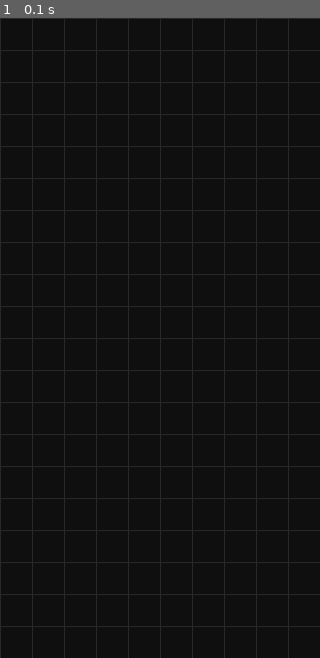
Above: before the commit, frame 1.
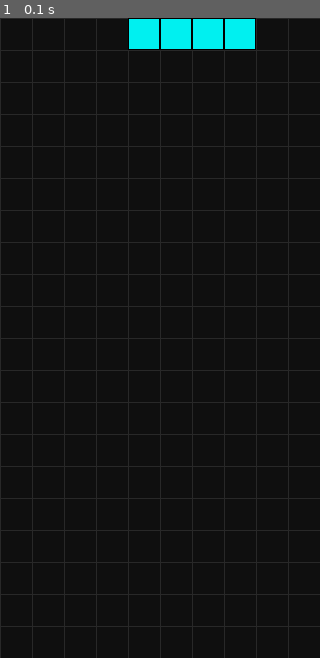
Above: after the commit, the same moment.

Repository: theKHutDeveloper/pygame_arcade_games
Game: pygame game, started from tetris/main.py
Same seed, same stepped clock (60 frames per second), same inputs: the game is played once before the commit and once after it.
Inputs:
- Up to frame 1 (0.1 s): no input

The runs differ from the first frame. In frame 1, 1.9% of the frame differs, in the area x 40-80%, y 0-5%.

Commit message:
Add SpawnSystem to generate falling tetromino pieces
- Implement SpawnSystem to spawn a tetromino when no ActivePiece exists
- Randomly select a tetromino from defined PIECES
- Create block entities with GridPosition and Block components
- Attach ActivePiece, Falling, Rotation, and PieceType components
- Register SpawnSystem in the ECS world before RenderSystem

This introduces the first active Tetris piece on the board.

Diff:
--- a/tetris/main.py
+++ b/tetris/main.py
@@ -3,6 +3,7 @@
 from ecs.world import World
 from tetris.config import SCREEN_WIDTH, SCREEN_HEIGHT, BACKGROUND_COLOR
 from tetris.systems import RenderSystem
+from tetris.spawn import SpawnSystem
 
 
 def main():
@@ -15,6 +16,7 @@
 
     world = World()
 
+    world.add_system(SpawnSystem())
     world.add_system(RenderSystem(screen))
 
     while world.running:
--- /dev/null
+++ b/tetris/spawn.py
@@ -0,0 +1,62 @@
+import random
+
+from ecs.system import System
+
+from tetris.components import (
+    GridPosition,
+    Block,
+    ActivePiece,
+    Falling,
+    Rotation,
+    PieceType,
+)
+
+from tetris.pieces import PIECES
+from tetris.config import GRID_WIDTH
+
+
+class SpawnSystem(System):
+    """
+    Spawns a new tetromino when no active piece exists.
+    """
+
+    def __init__(self):
+        self.piece_counter = 0
+
+    def update(self, world, dt, events):
+        # Check if an active piece already exists
+        active_blocks = list(world.get_entities_with(ActivePiece))
+
+        if active_blocks:
+            return
+
+        self.spawn_piece(world)
+
+    def spawn_piece(self, world):
+        """
+        Create a new tetromino using ECS entities.
+        """
+
+        piece_name = random.choice(list(PIECES.keys()))
+        piece_data = PIECES[piece_name]
+
+        rotations = piece_data["rotations"]
+        offsets = rotations[0]  # start with first rotation
+        color = piece_data["color"]
+
+        spawn_x = GRID_WIDTH // 2
+        spawn_y = 0
+
+        self.piece_counter += 1
+        piece_id = self.piece_counter
+
+        for dx, dy in offsets:
+            entity = world.create_entity()
+
+            world.add_component(entity, GridPosition(spawn_x + dx, spawn_y + dy))
+            world.add_component(entity, Block(color))
+
+            world.add_component(entity, ActivePiece(piece_id))
+            world.add_component(entity, Falling())
+            world.add_component(entity, Rotation(0))
+            world.add_component(entity, PieceType(piece_name))
